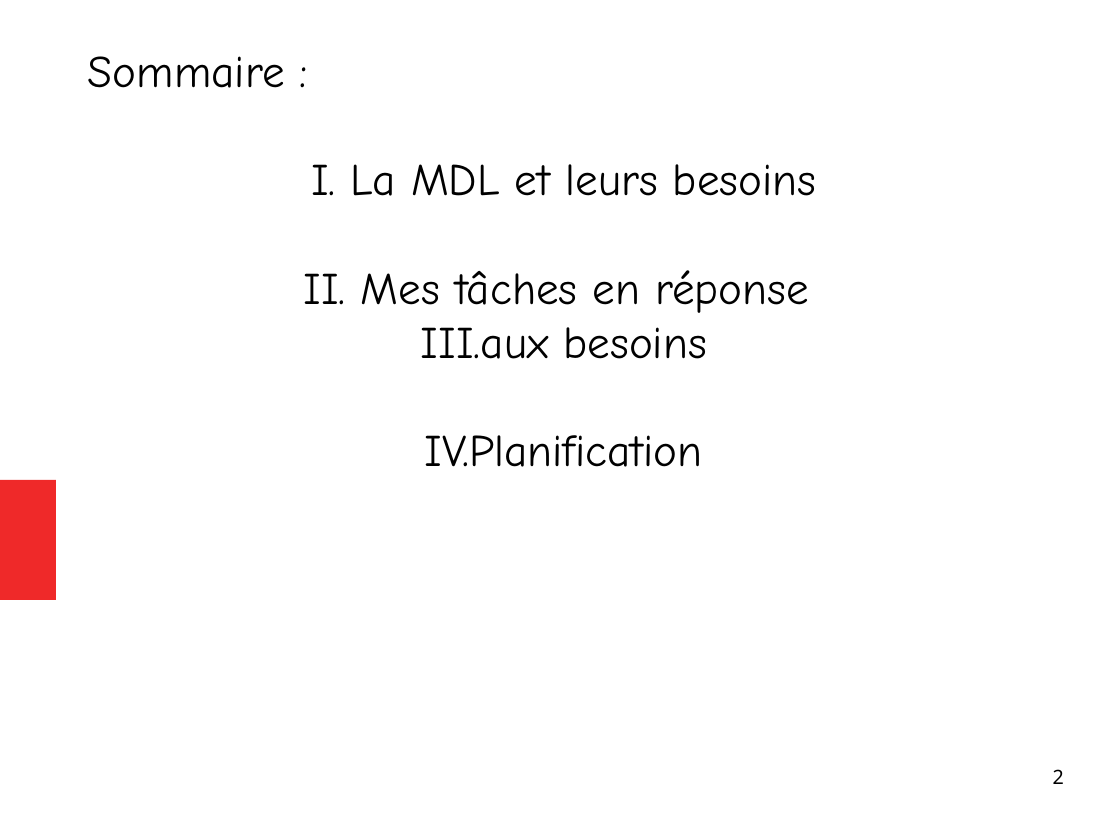
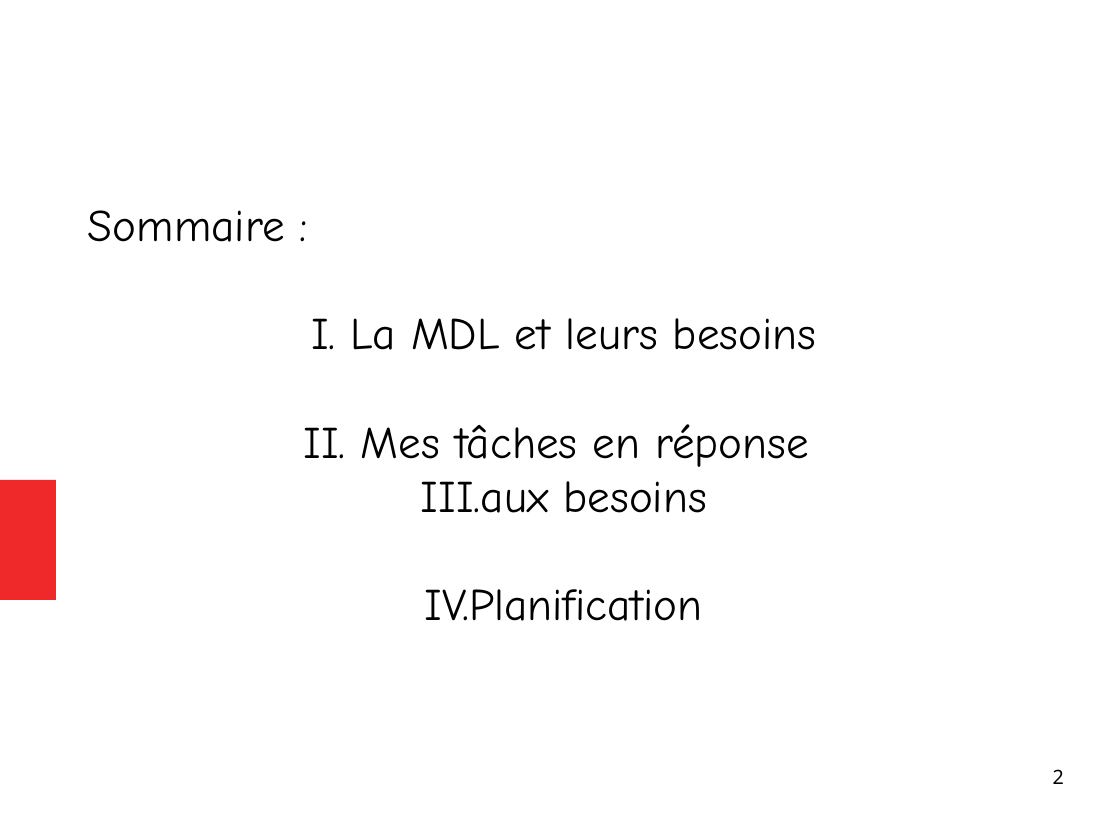
Before and after one commit to PinaudLucas/Projet, a slide deck: slide 2 of Lucas/Revue_1.odp. Drawn at 1120x840 pixels with LibreOffice and Linux fonts; fonts in the diff are those of the drawing. Boxes give left, top, right and bottom in pixels: in the first picture for what was removed or moved away, otherwise in the second. Text is boxed around its words. In the diff, an @@ line names an element or a change of style, - is before the commit and + after.

```diff
--- a/Lucas/Revue_1.odp
+++ b/Lucas/Revue_1.odp
@@ subtitle "Sommaire :" at (x1=88, y1=210, x2=816, y2=621): vertical alignment top to middle @@
```
Also in this commit, not shown: 2 other slides changed, 2 other files.
